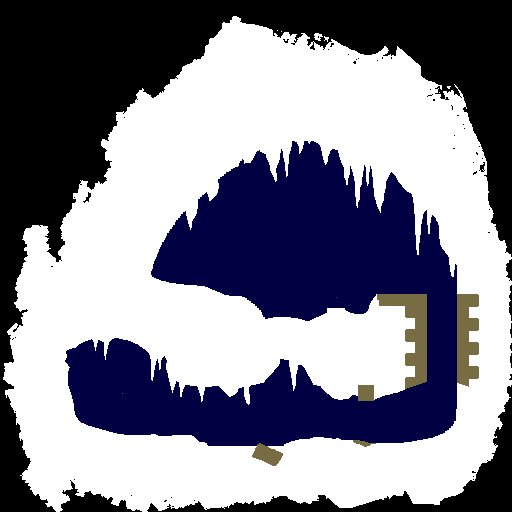
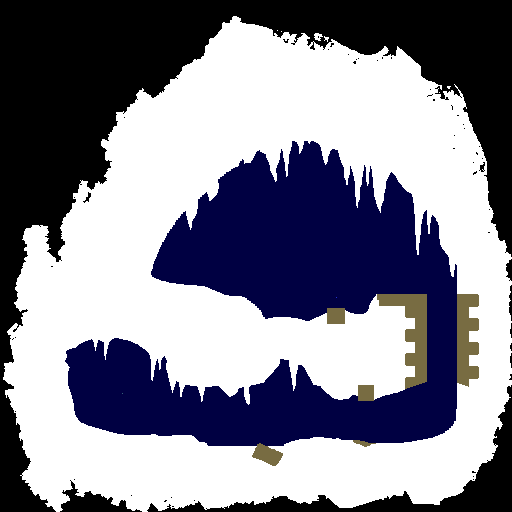
Revision of a layered w=512, h=512 image; what changed, layer by layer:
painted on "secret_chamber.png" over [327, 308, 345, 324]
